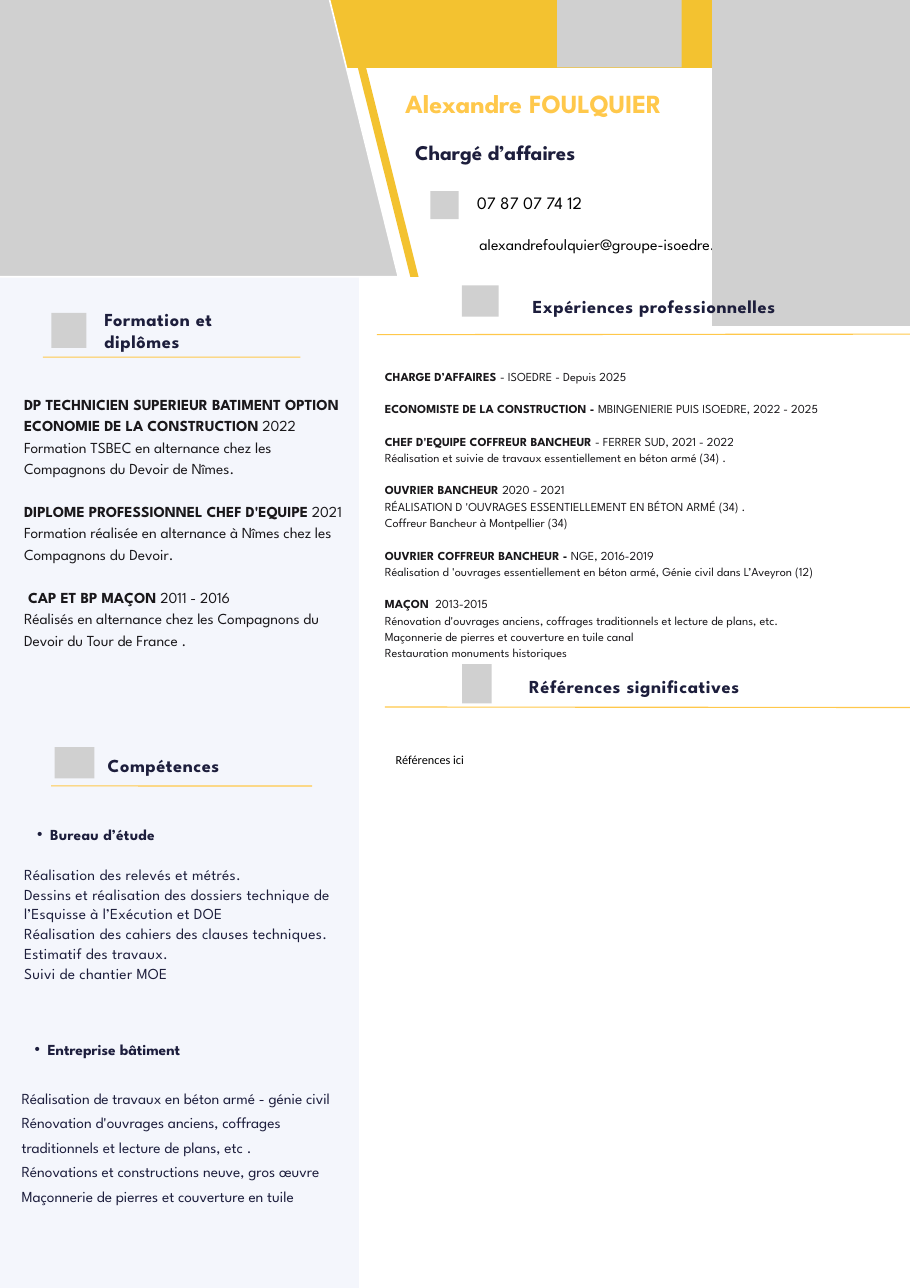
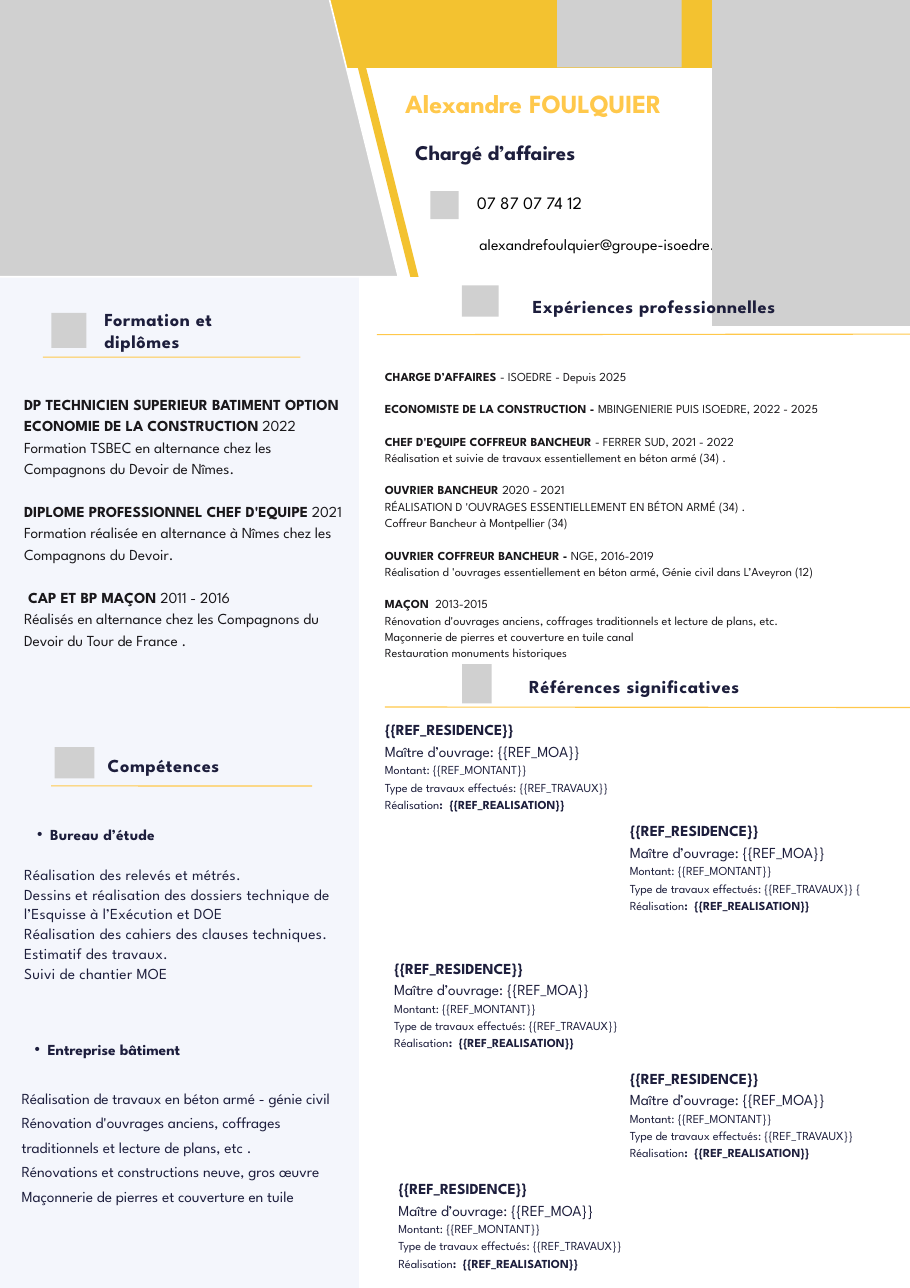
Before and after one commit to STBN2023/CVREFERENCE, a slide deck: slide 1 of server/template.pptx. Drawn at 910x1288 pixels with LibreOffice and Linux fonts; fonts in the diff are those of the drawing; grey boxes stand for pictures; background and template pictures are left out. Boxes give left, top, right and bottom in pixels: in the first picture for what was removed or moved away, otherwise in the second. Text is boxed around its words. In the diff, an @@ line names an element or a change of style, - is before the commit and + after.

```diff
--- a/server/template.pptx
+++ b/server/template.pptx
@@ text added at <box>385,724,608,812</box>, 8 pt, text #1D1E3C @@
+{{REF_RESIDENCE}}
+Maître d’ouvrage: {{REF_MOA}}
+Montant: {{REF_MONTANT}}
+Type de travaux effectués: {{REF_TRAVAUX}} Réalisation: {{REF_REALISATION}}
@@ text removed at <box>396,755,464,764</box> @@
-Références ici
@@ text added at <box>630,825,853,913</box>, 8 pt, text #1D1E3C @@
+{{REF_RESIDENCE}}
+Maître d’ouvrage: {{REF_MOA}}
+Montant: {{REF_MONTANT}}
+Type de travaux effectués: {{REF_TRAVAUX}} {
+Réalisation: {{REF_REALISATION}}
@@ text added at <box>394,963,618,1050</box>, 8 pt, text #1D1E3C @@
+{{REF_RESIDENCE}}
+Maître d’ouvrage: {{REF_MOA}}
+Montant: {{REF_MONTANT}}
+Type de travaux effectués: {{REF_TRAVAUX}} Réalisation: {{REF_REALISATION}}
@@ text added at <box>630,1073,853,1160</box>, 8 pt, text #1D1E3C @@
+{{REF_RESIDENCE}}
+Maître d’ouvrage: {{REF_MOA}}
+Montant: {{REF_MONTANT}}
+Type de travaux effectués: {{REF_TRAVAUX}} Réalisation: {{REF_REALISATION}}
@@ text added at <box>398,1183,622,1271</box>, 8 pt, text #1D1E3C @@
+{{REF_RESIDENCE}}
+Maître d’ouvrage: {{REF_MOA}}
+Montant: {{REF_MONTANT}}
+Type de travaux effectués: {{REF_TRAVAUX}} Réalisation: {{REF_REALISATION}}
```
Also in this commit, not shown: 1 other file.
